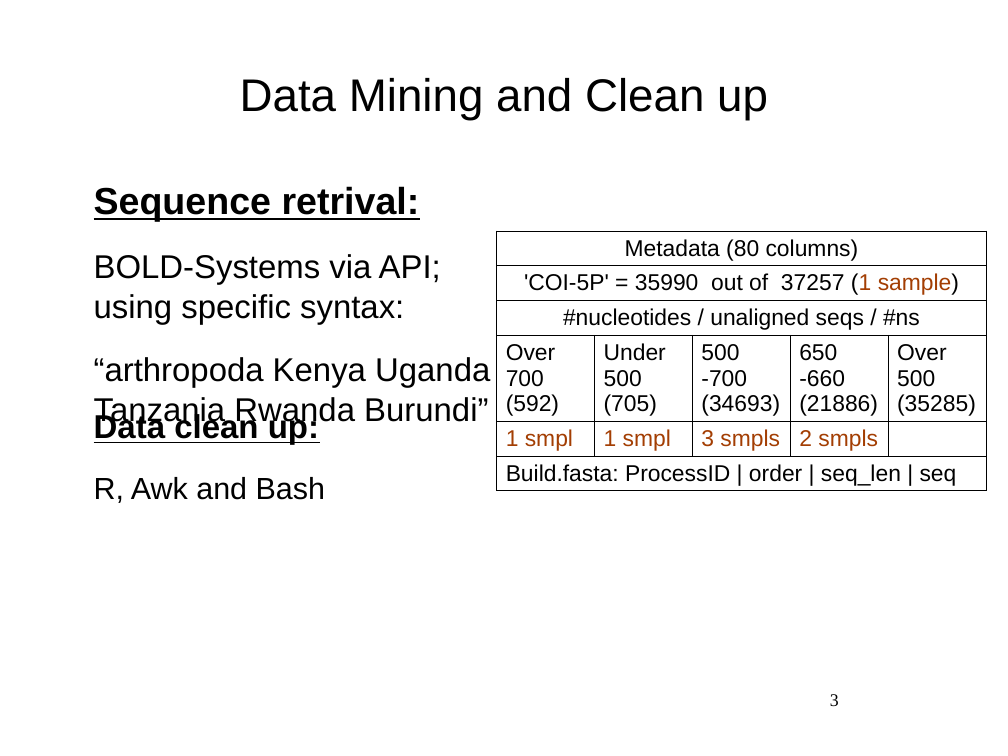
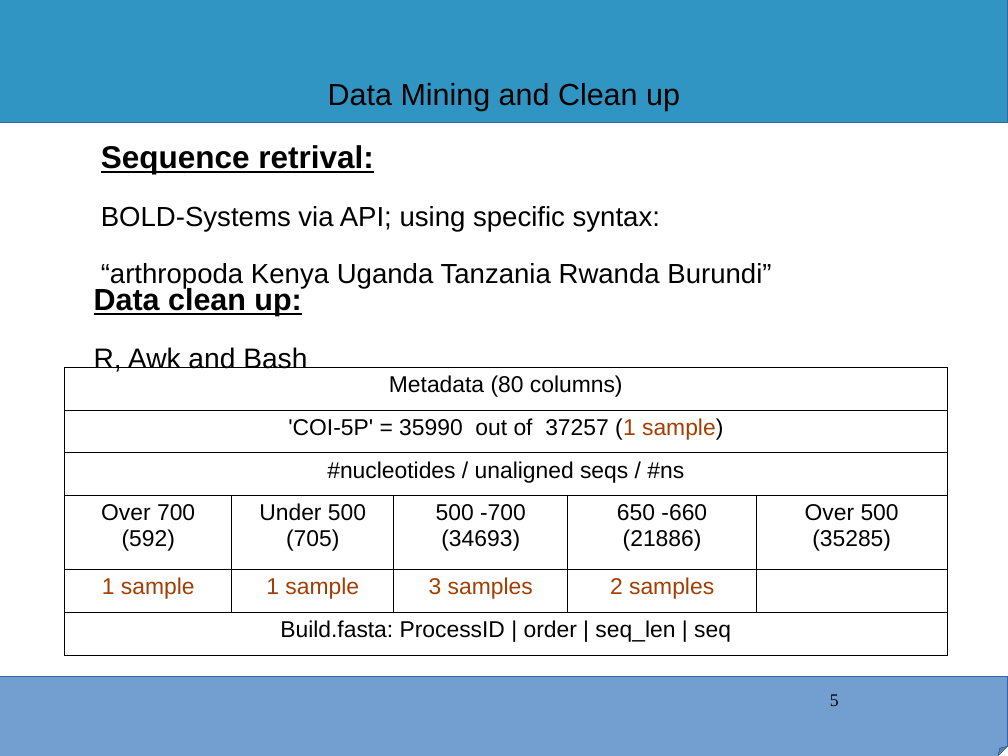
Before and after one commit to kibet-gilbert/co1_metaanalysis, a slide deck: slide 5 of icipe_progress_report.odp (slide 3 before the commit). Drawn at 1008x756 pixels with LibreOffice and Linux fonts; fonts in the diff are those of the drawing; background and template pictures are left out. Boxes give left, top, right and bottom in pixels: in the first picture for what was removed or moved away, otherwise in the second. Text is boxed around its words. In the diff, an @@ line names an element or a change of style, - is before the commit and + after.

```diff
--- a/icipe_progress_report.odp
+++ b/icipe_progress_report.odp
@@ rectangle added at box(0, 0, 1008, 123), fill #3095C3, outline #3465A4 0 pt @@
@@ title "Data Mining and Clean up" at box(328, 83, 680, 111): size 36 to 24 pt @@
@@ text "Sequence retrival:": place and size @@
-text "Sequence retrival:" at box(94, 186, 490, 428)
+text "Sequence retrival:" at box(101, 145, 771, 289)
@@ text "Sequence retrival:" at box(101, 145, 771, 289): size 29.6 to 24.8 pt in "Sequence retrival:"; size 25.9 to 21.7 pt in "BOLD-Systems via API; using specific syntax:", "“arthropoda Kenya Uganda Tanzania Rwanda Burundi”" @@
@@ text "Data clean up:": place and size @@
-text "Data clean up:" at box(94, 412, 325, 503)
+text "Data clean up:" at box(94, 286, 307, 372)
@@ text "Data clean up:" at box(94, 286, 307, 372): size 26 to 24.1 pt in "Data clean up:"; size 24 to 22.2 pt in "R, Awk and Bash" @@
@@ table at box(65, 368, 947, 656) @@
-row 5: 1 smpl | 1 smpl | 3 smpls | 2 smpls | 
+row 5: 1 sample | 1 sample | 3 samples | 2 samples | 
@@ alignment left to centre @@
@@ table: place and size @@
-table at box(497, 231, 986, 492)
+table at box(65, 368, 947, 656)
@@ folded corner added at box(0, 677, 1008, 756), fill #729FCF, outline #3465A4 0 pt @@
@@ page number at box(830, 694, 839, 706): text changed @@
-3
+5
```
Also in this commit, not shown: 5 other slides changed, 5 slides added, 2 slides removed, 3 other files.
